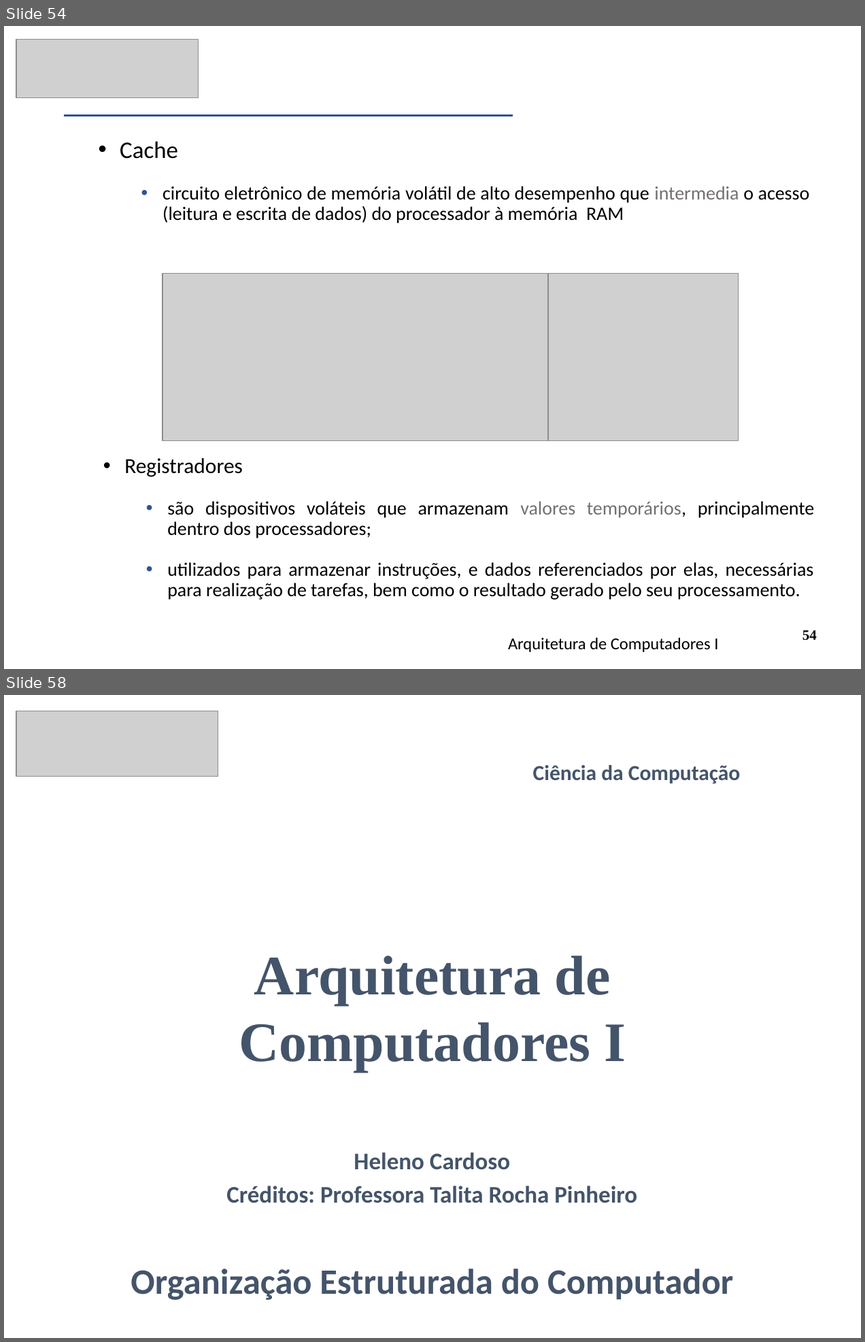
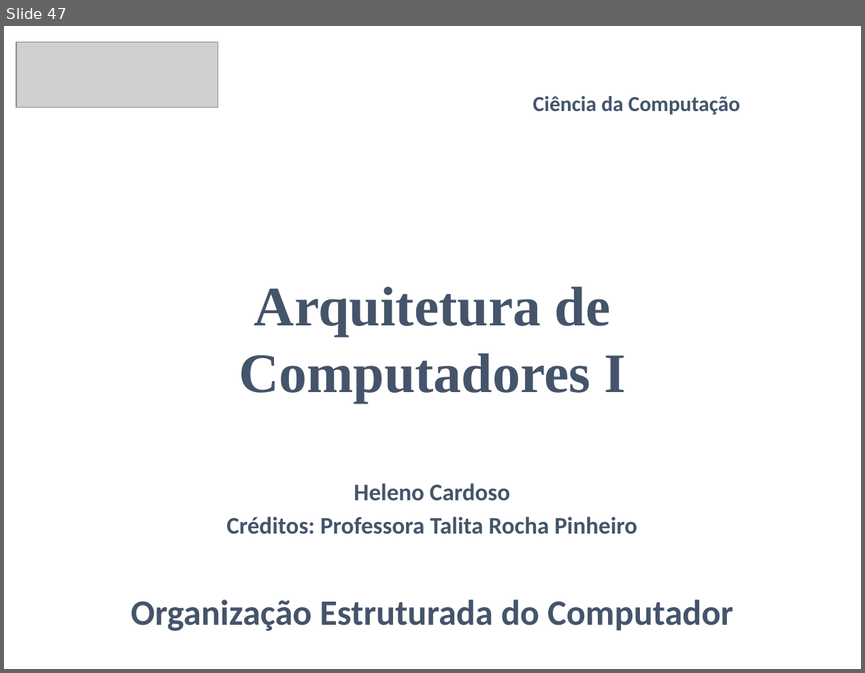
Before and after one commit to CloudEducationBrazil/WydenArquiteturaComputadores, a slide deck: 01 Classes/Aula1 - Arquitetura - Fundamentos e História.pptx. Shown one above the other, each under a label of ours: slides 54 and 58 before the commit, slide 47 after it; the slides between them are not shown. The pictures are 865x1342 and 865x673 pixels, drawn with LibreOffice and Linux fonts; fonts in the diff are those of the drawing; grey boxes stand for pictures. Boxes give left, top, right and bottom in pixels: in the first picture for what was removed or moved away, otherwise in the second. Text is boxed around its words. In the diff, an @@ line names an element or a change of style, - is before the commit and + after.

Commit message:
Ajuste ppt aulas arq comput 11/03/2024

```diff
--- a/01 Classes/Aula1 - Arquitetura - Fundamentos e História.pptx
+++ b/01 Classes/Aula1 - Arquitetura - Fundamentos e História.pptx
@@ slide 54 removed at [4,26,861,669], background #FFFFFF @@
@@ picture removed at [16,40,198,98] @@
@@ math minus removed at [4,114,594,118] @@
@@ text removed at [120,141,810,223] @@
-  • Cache
-    • circuito eletrônico de memória volátil de alto desempenho que intermedia o acesso (leitura e escrita de dados) do processador à memória RAM
@@ picture removed at [162,273,548,440] @@
@@ picture removed at [548,273,738,440] @@
@@ text removed at [124,458,815,599] @@
-  • Registradores
-    • são dispositivos voláteis que armazenam valores temporários, principalmente dentro dos processadores;
-    • utilizados para armazenar instruções, e dados referenciados por elas, necessárias para realização de tarefas, bem como o resultado gerado pelo seu processamento.
@@ text removed at [508,637,718,652] @@
-Arquitetura de Computadores I
@@ page number removed at [802,630,817,640] @@
-54
@@ what was slide 58 is now slide 47 @@
```
Also in this commit, not shown: 3 slides changed, 10 other slides removed, 1 other file.
